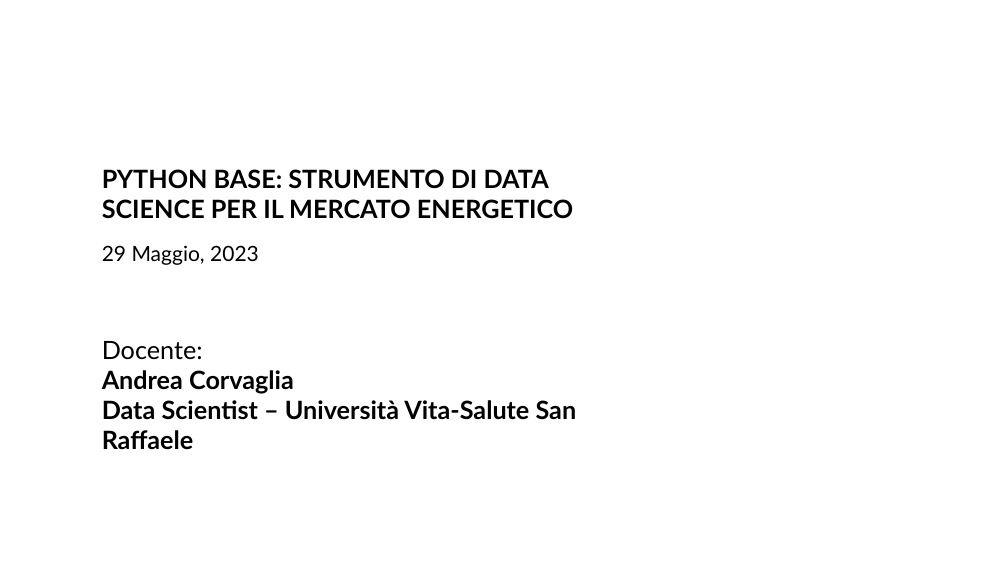
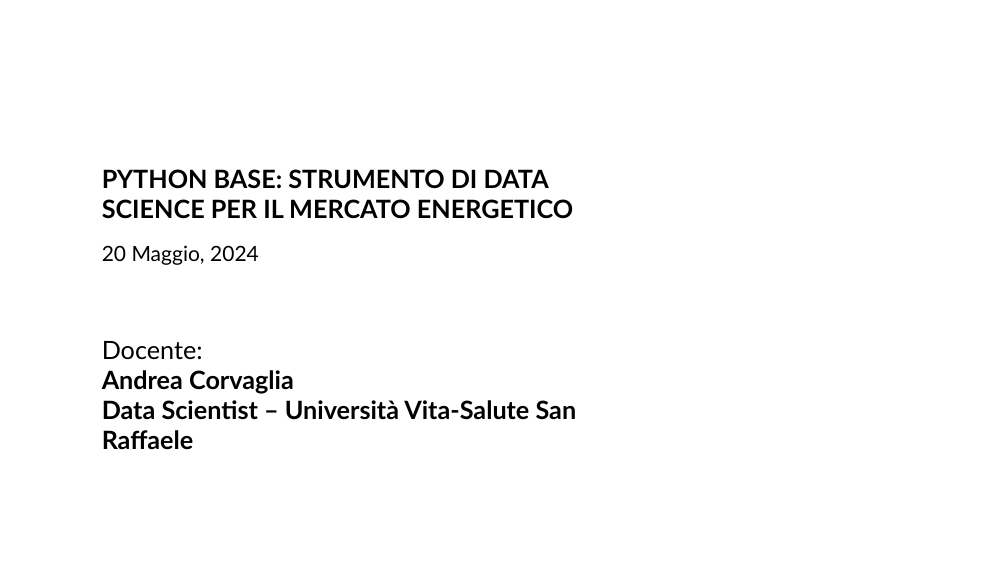
Before and after one commit to AndreaCorvaglia0/python-base, a slide deck: slide 1 of Presentazione_python_base.pptx. Drawn at 1008x567 pixels with LibreOffice and Linux fonts; fonts in the diff are those of the drawing; background and template pictures are left out. Boxes give left, top, right and bottom in pixels: in the first picture for what was removed or moved away, otherwise in the second. Text is boxed around its words. In the diff, an @@ line names an element or a change of style, - is before the commit and + after.

```diff
--- a/Presentazione_python_base.pptx
+++ b/Presentazione_python_base.pptx
@@ text at <box>102,245,259,265</box>: text changed @@
-29 Maggio, 2023
+20 Maggio, 2024
```
